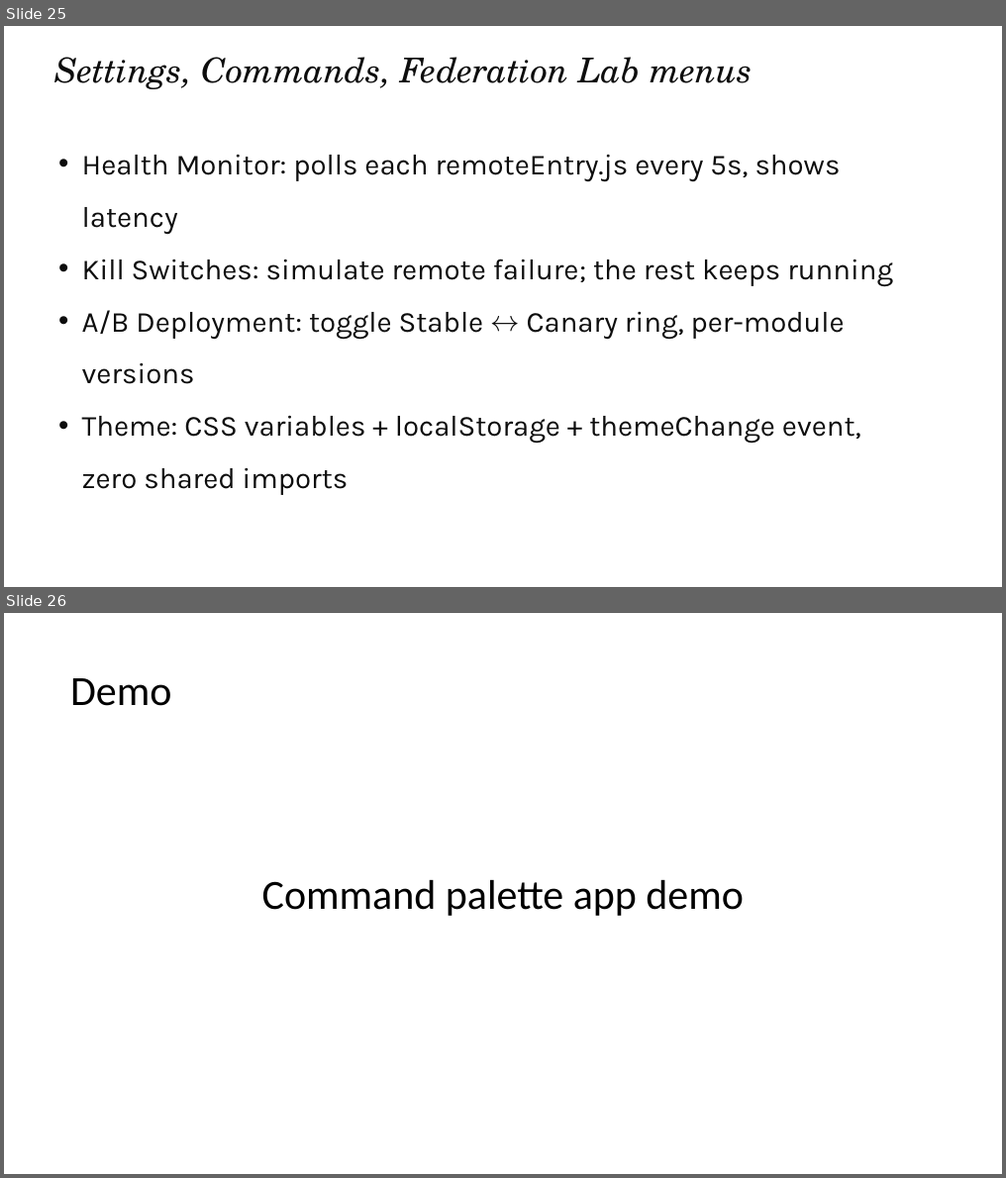
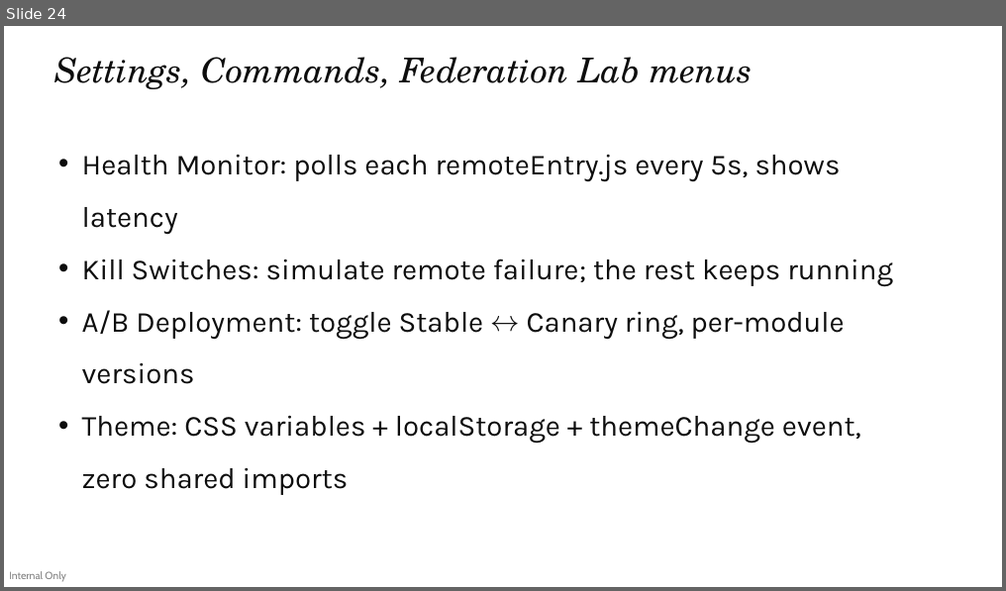
Before and after one commit to devlinduldulao/module-federation-demo, a slide deck: presentation/module-federation.pptx. Shown one above the other, each under a label of ours: slides 25 and 26 before the commit, slide 24 after it. The pictures are 1006x1178 and 1006x591 pixels, drawn with LibreOffice and Linux fonts; fonts in the diff are those of the drawing. Boxes give left, top, right and bottom in pixels: in the first picture for what was removed or moved away, otherwise in the second. Text is boxed around its words. In the diff, an @@ line names an element or a change of style, - is before the commit and + after.

```diff
--- a/presentation/module-federation.pptx
+++ b/presentation/module-federation.pptx
@@ slide 26 removed at (4, 613, 1002, 1174), background #FFFFFF @@
@@ text removed at (70, 678, 171, 706) @@
-Demo
@@ text removed at (262, 880, 744, 916) @@
-Command palette app demo
@@ what was slide 25 is now slide 24 @@
@@ slide 24 changed as well @@
@@ text added at (9, 571, 66, 582), 10 pt, text #000000 at 50% opacity @@
+Internal Only
```
Also in this commit, not shown: 24 other slides changed, 9 slides added, 11 other slides removed.
